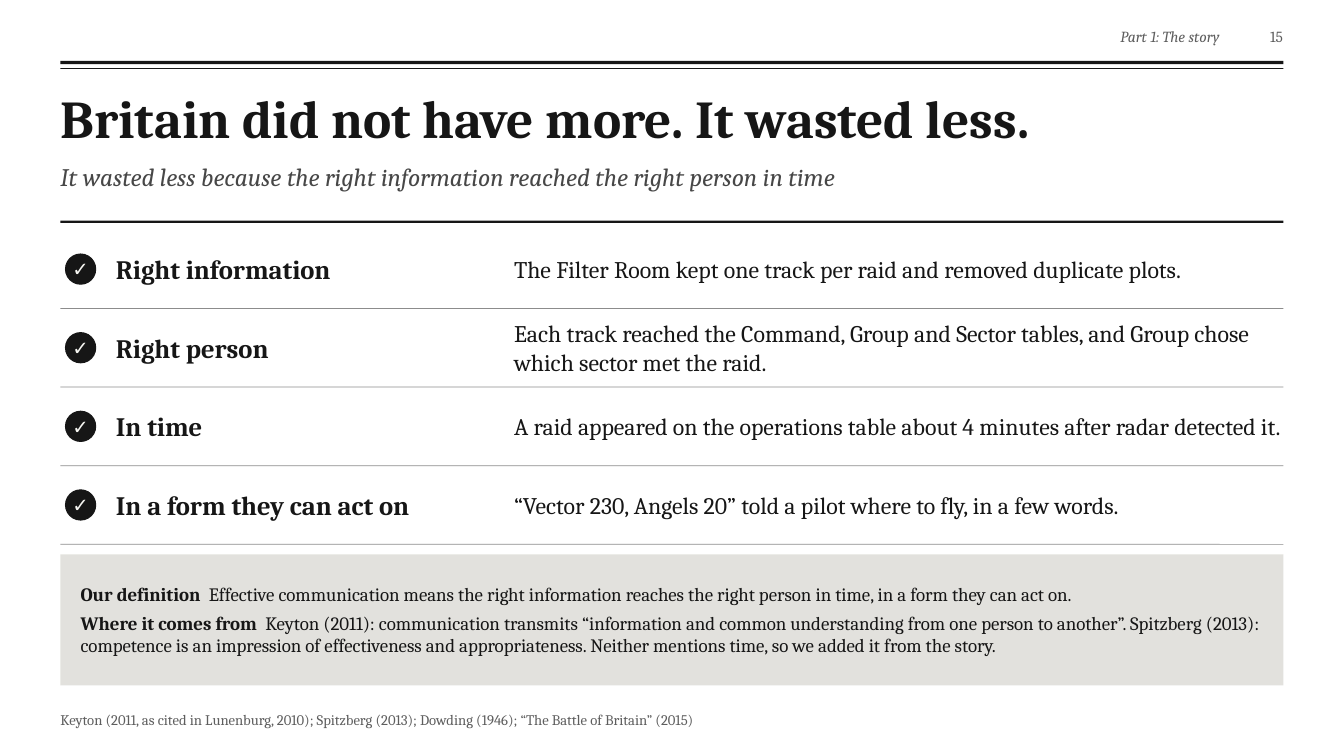
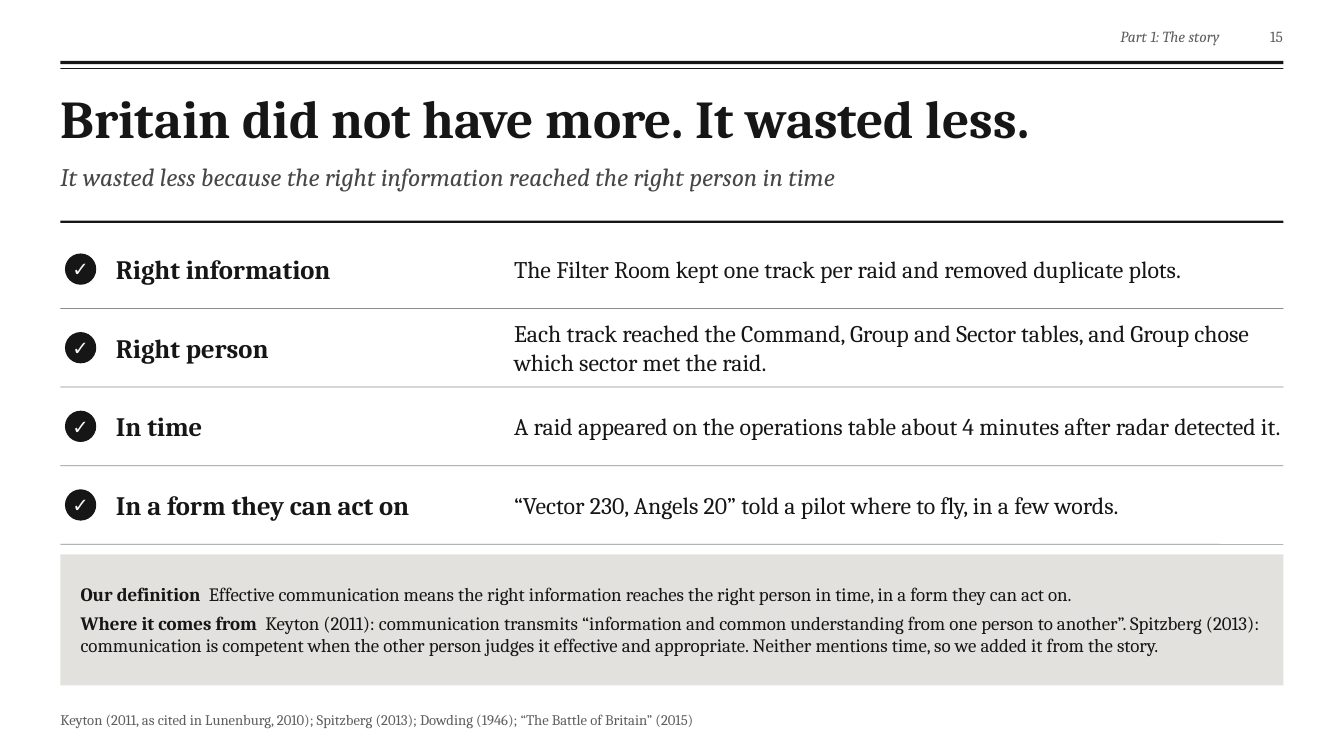
Before and after one commit to fengyiqicoder/fumadocs, a slide deck: slide 15 of dowding-presentation/Dowding_Effective_Communication.pptx. Drawn at 1344x756 pixels with LibreOffice and Linux fonts; fonts in the diff are those of the drawing; background and template pictures are left out. Boxes give left, top, right and bottom in pixels: in the first picture for what was removed or moved away, otherwise in the second. Text is boxed around its words. In the diff, an @@ line names an element or a change of style, - is before the commit and + after.

```diff
--- a/dowding-presentation/Dowding_Effective_Communication.pptx
+++ b/dowding-presentation/Dowding_Effective_Communication.pptx
@@ text at (x1=81, y1=616, x2=1259, y2=656): text changed @@
-Where it comes from Keyton (2011): communication transmits “information and common understanding from one person to another”. Spitzberg (2013): competence is an impression of effectiveness and appropriateness. Neither mentions time, so we added it from the story.
+Where it comes from Keyton (2011): communication transmits “information and common understanding from one person to another”. Spitzberg (2013): communication is competent when the other person judges it effective and appropriate. Neither mentions time, so we added it from the story.
```
Also in this commit, not shown: 14 other slides changed, 2 other files.
